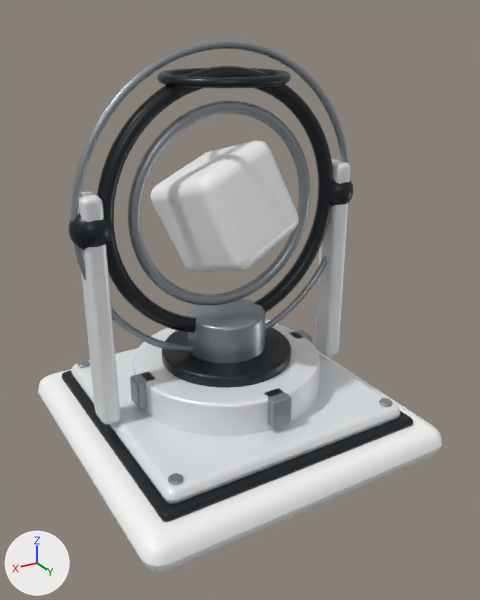
What one commit did to the Blender file models/core.blend.
Before and after are seen from a 50 mm lens placed at (2.14, 3.76, 2.91), pointed at (-0.02, 0.16, 1.11). Lighting does not change. The marker at lower left points along +X, +Y and +Z. The picture after the commit comes second.

Objects in the first picture: 'Bearing', 'Foundation', 'InnerRing', 'L2_Halo', 'OuterRing', 'Pedestal', 'Plinth', 'Recess', 'Rotor', 'Support', 'Support.001', 'Top plate' and 9 more.
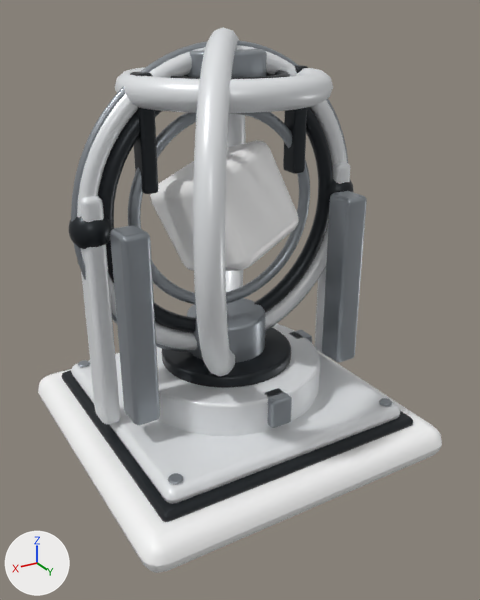
What differs and where, as boxes (x1, y1, x2, y2) in the pictures (480 x 600 px):
'L3_Gimbal', added
    after: (193, 27, 246, 376)
'L2_Stabilizer0.8', added
    after: (110, 225, 160, 425)
'L2_Drive', added
    after: (77, 45, 347, 350)
'L3_UpperCage', added
    after: (115, 67, 333, 113)
'L2_Stabilizer-0.8', added
    after: (322, 191, 367, 362)
'L3_CrownSupport0.55', added
    after: (130, 72, 159, 194)
'L3_CrownSupport-0.55', added
    after: (283, 65, 308, 174)
'L3_Cap', added
    after: (186, 49, 267, 77)
'L2_Halo', unchanged, covered by the edit
    both: (71, 40, 348, 353)
'Support', unchanged, covered by the edit
    before: (315, 159, 351, 357)
    after: (315, 162, 351, 357)
'L3_Crown', unchanged, covered by the edit
    before: (157, 68, 291, 88)
    after: (170, 70, 290, 79)

The change in detail:
Mesh me_cylinder_007 is new.
It has 384 vertices, 338 faces and spans x -0.26..0.26, y -0.26..0.26, z -0.09..0.09.
It uses material mat_brushed_silver (grey #99a0a6).
Mesh me_torus_006 is new.
It is a torus around z (ring radius 0.58, tube radius 0.09) spanning x -0.67..0.67, y -0.67..0.67, z -0.086..0.086.
It uses material mat_porcelain (white #eaecef).
Mesh me_cube_014 is new.
It has 96 vertices, 98 faces and spans x -0.05..0.05, y -0.075..0.075, z -0.35..0.35.
It uses material mat_graphite (dark grey #2c3035).
Mesh me_torus_005 is new.
It is a torus around z (ring radius 1.03, tube radius 0.09) spanning x -1.12..1.12, y -1.12..1.12, z -0.08..0.08.
It uses material mat_porcelain (white #eaecef).
Mesh me_torus_004 is new.
It is a torus around z (ring radius 0.96, tube radius 0.07) spanning x -1.02..1.02, y -1.02..1.02, z -0.06..0.06.
It uses material mat_porcelain (white #eaecef).
Mesh me_cube_012 is new.
It has 96 vertices, 98 faces and spans x -0.09..0.09, y -0.11..0.11, z -0.625..0.625.
It uses material mat_brushed_silver (grey #99a0a6).
Object 'L3_Cap' (ob_l3_cap) is new; it shows me_cylinder_007.
Its location is (0.0, 0.0, 2.62).
Object 'L3_UpperCage' (ob_l3_uppercage) is new; it shows me_torus_006.
Its location is (0.0, 0.0, 2.5).
Object 'L3_CrownSupport0.55' (ob_l3_crownsupport0_55) is new; it shows me_cube_014.
Its location is (0.55, 0.0, 2.25).
Object 'L3_CrownSupport-0.55' (ob_l3_crownsupport_0_55) is new; it shows a copy of me_cube_014.
Its location is (-0.55, 0.0, 2.25).
Object 'L3_Gimbal' (ob_l3_gimbal) is new; it shows me_torus_005.
Its location is (0.0, 0.0, 1.72).
Its rotation in degrees is (34, 90, 0).
Object 'L2_Drive' (ob_l2_drive) is new; it shows me_torus_004.
Its location is (0.0, 0.0, 1.72).
Its rotation in degrees is (90, 34, 0).
Object 'L2_Stabilizer0.8' (ob_l2_stabilizer0_8) is new; it shows me_cube_012.
Its location is (0.8, 0.3, 1.15).
Object 'L2_Stabilizer-0.8' (ob_l2_stabilizer_0_8) is new; it shows a copy of me_cube_012.
Its location is (-0.8, 0.3, 1.15).
